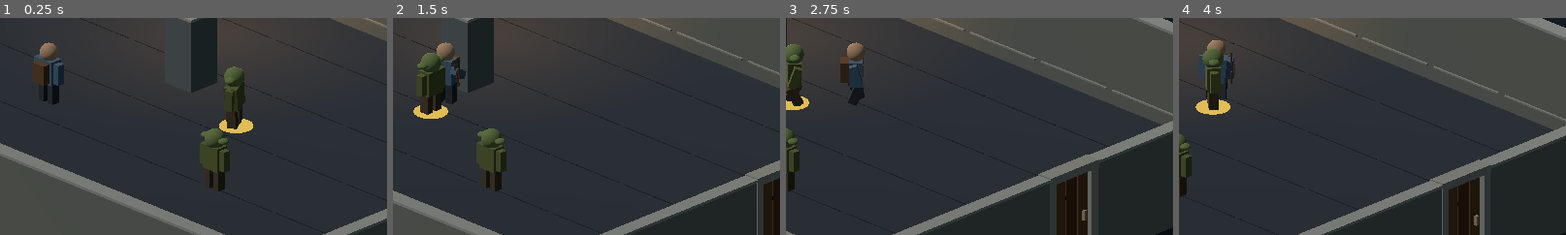
Above: before the commit, frames 1-4 (left to right).
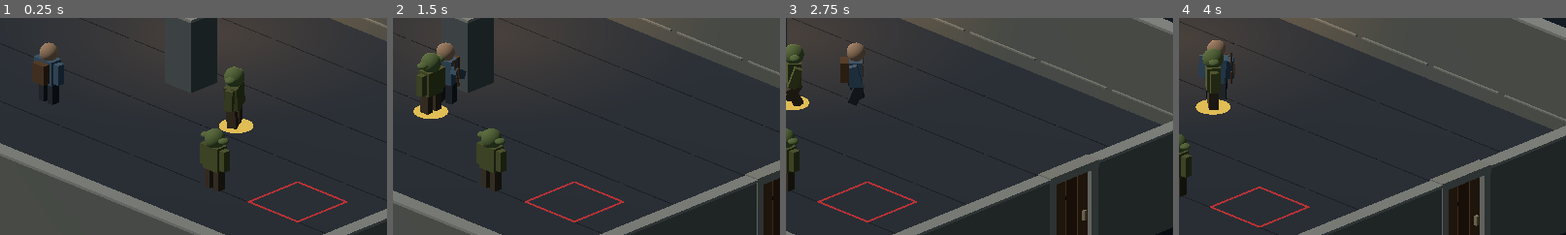
Above: after the commit, the same moments.

Repository: Jonty303/Project-Gauntlands
Game: Godot game, scene res://scenes/experiment_25d.tscn
Two runs of this game, one before a commit and one after it. Both use one fixed random seed, a clock stepped at 60 frames per second and the inputs below. This scene is started directly instead of the project's main scene.
Inputs (mouse positions are % of the whole screen's width and height, from its top left):
- Up to frame 1 (0.25 s): no input
- Up to frame 2 (1.5 s): tap Enter (ui_accept) at 0.5, 0.77 s; move the mouse to (72, 45) at 0.52 s; hold D (move_right) 0.53-1.25 s; hold Space (attack) 0.53-1.25 s; click (72, 45) at 0.67 s; drag from (30, 55) to (45, 70) at 1.27 s
- Up to frame 3 (2.75 s): move the mouse to (60, 28) at 2.02 s; hold D (move_right) from 2.03 s (still down); tap Q (target_previous) at 2.1 s
- Up to frame 4 (4 s): release D (move_right) at 2.75 s; drag from (45, 70) to (20, 35) at 2.77 s; move the mouse to (80, 65) at 3.52 s; hold A (move_left) from 3.53 s (still down); hold Space (attack) from 3.53 s (still down); tap Enter (ui_accept) at 3.77 s
The pictures show only the part of the screen within x 44-94%, y 36-86%; the shares and areas given below are measured in that part.

The runs differ from the first frame. In frame 1, 0.4% of the frame differs, in the area x 63-90%, y 75-95%; in frame 2, 0.4%; in frame 3, 0.4%; in frame 4, 0.4%, in the area x 8-34%, y 77-97%.

Commit message:
Connect spike trap to player health and death state in 2.5D scene

Diff:
--- a/scripts/experiment_25d.gd
+++ b/scripts/experiment_25d.gd
@@ -4,6 +4,7 @@
 const GOBLIN_SPEED := 3.5
 const GOBLIN_DETECTION := 12.0
 const GOBLIN_STOP := 1.15
+const SPIKE_TRAP = preload("res://scripts/spike_trap_25d.gd")
 const CHARACTER_ANIMATION = preload("res://scripts/character_animation_25d.gd")
 const DEBUG_OVERLAY = preload("res://scripts/debug_overlay_25d.gd")
 const DUNGEON_DOOR = preload("res://scripts/dungeon_door_25d.gd")
@@ -31,6 +32,8 @@
 var attack_timer := 0.0
 var combat_log := "Ready"
 var goblin_health: Dictionary = {}
+var hero_health := 100
+var hero_dead := false
 var goblin_state := "Idle"
 var goblin_distance := 0.0
 var light_enabled := true
@@ -63,6 +66,7 @@
     _decorate_chamber()
     hero = _make_actor("Hero", Vector3(-5,0,1), Color("#587b9c"))
     _decorate_actor(hero, true)
+    _place_spike_trap(Vector3(5.5, 0, 1.0))
     for position in [Vector3(1,0,-2),Vector3(3,0,2),Vector3(24,0,0)]:
         var goblin := _make_actor("Goblin",position,Color("#769557"))
         goblins.append(goblin)
@@ -102,6 +106,26 @@
     torch.light_energy = 2.2
     torch.omni_range = 8.0
     add_child(torch)
+
+func _place_spike_trap(location: Vector3) -> void:
+    var trap := Node3D.new()
+    trap.name = "SpikeTrap"
+    trap.set_script(SPIKE_TRAP)
+    trap.position = location
+    trap.call("configure", hero)
+    trap.connect("triggered", Callable(self, "_take_hero_damage"))
+    add_child(trap)
+
+func _take_hero_damage(amount: int) -> void:
+    if hero_dead:
+        return
+    hero_health = maxi(0, hero_health - amount)
+    combat_log = "Spike trap! -%d HP" % amount
+    hero.get_node("Animator").call("play_hit")
+    if hero_health <= 0:
+        hero_dead = true
+        combat_log = "Hero defeated by trap"
+        hero.velocity = Vector3.ZERO
 
 func _decorate_start_room() -> void:
     # Low-profile stone courses give the room a first masonry treatment.
@@ -198,6 +222,8 @@
     actor.add_child(animator)
 
 func _physics_process(delta: float) -> void:
+    if hero_dead:
+        return
     var direction := Input.get_vector("move_left","move_right","move_up","move_down")
     # Screen-relative movement: derive the ground-plane axes from the camera.
     var right: Vector3 = camera.global_basis.x
